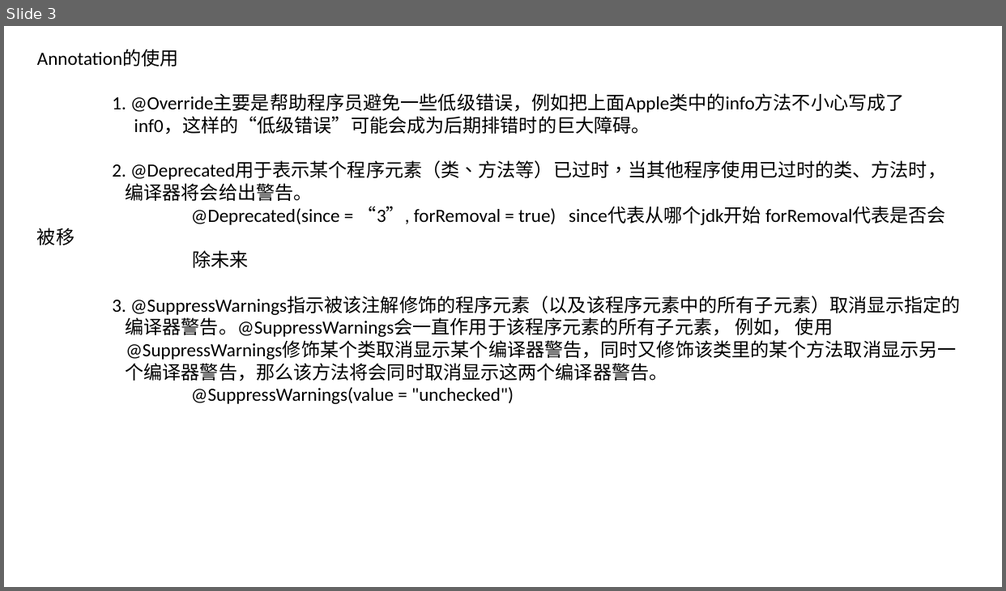
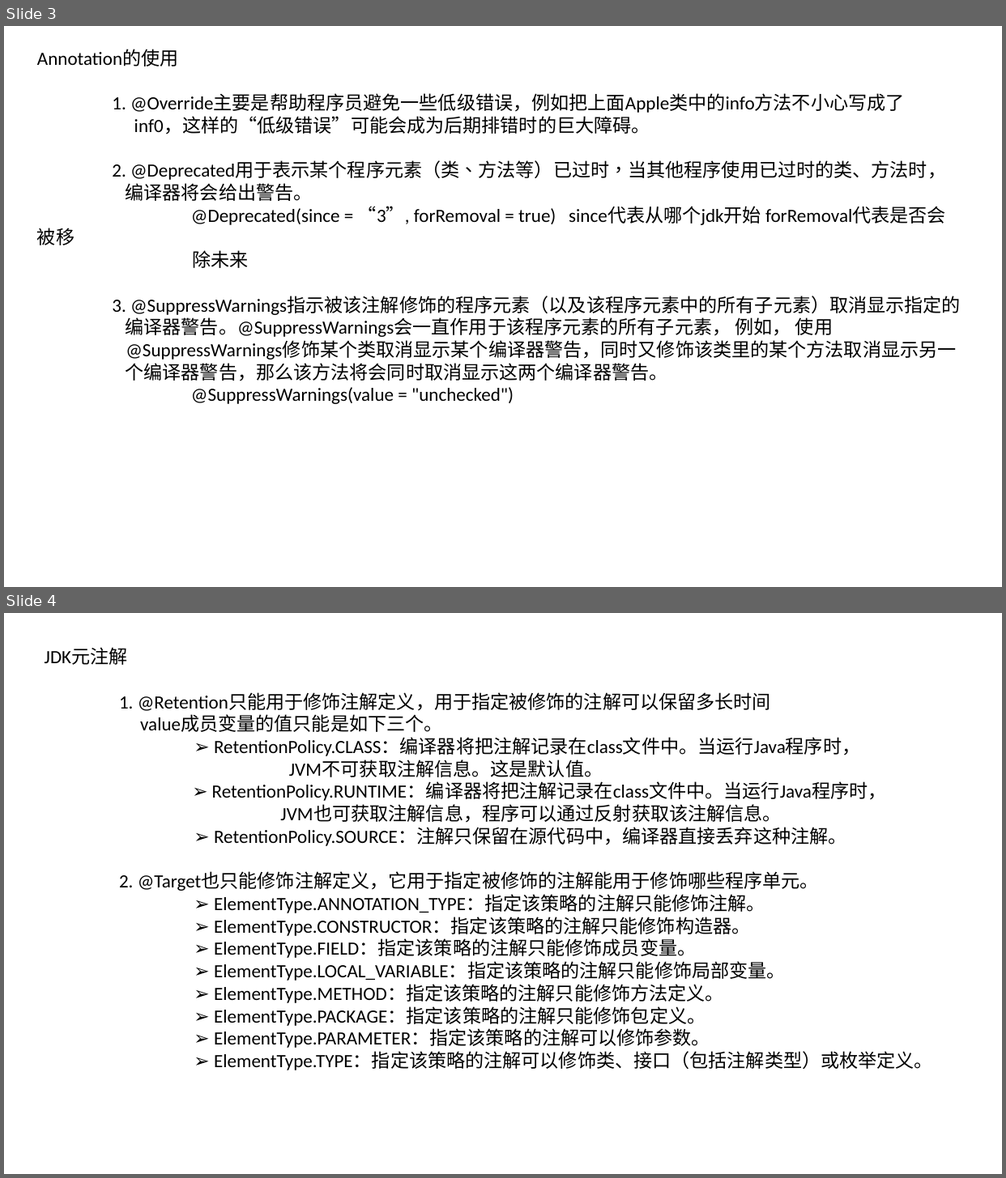
Before and after one commit to luchaojun/ChaojunStudy, a slide deck: JavaStudy/JavaStudyNote/Annotation/Java_Annotation.pptx. Shown one above the other, each under a label of ours: slide 3 before the commit, slides 3 and 4 after it. The pictures are 1006x591 and 1006x1178 pixels, drawn with LibreOffice and Linux fonts; fonts in the diff are those of the drawing. Boxes give left, top, right and bottom in pixels: in the first picture for what was removed or moved away, otherwise in the second. Text is boxed around its words. In the diff, an @@ line names an element or a change of style, - is before the commit and + after.

```diff
--- a/JavaStudy/JavaStudyNote/Annotation/Java_Annotation.pptx
+++ b/JavaStudy/JavaStudyNote/Annotation/Java_Annotation.pptx
@@ slide 4 added at box(4, 613, 1002, 1174), background #FFFFFF @@
@@ text added at box(44, 648, 933, 1071), 18 pt, text #000000 @@
+JDK元注解
+1. @Retention只能用于修饰注解定义，用于指定被修饰的注解可以保留多长时间
+value成员变量的值只能是如下三个。
+➢ RetentionPolicy.CLASS：编译器将把注解记录在class文件中。当运行Java程序时，
+JVM不可获取注解信息。这是默认值。
+➢ RetentionPolicy.RUNTIME：编译器将把注解记录在class文件中。当运行Java程序时，
+JVM也可获取注解信息，程序可以通过反射获取该注解信息。
+➢ RetentionPolicy.SOURCE：注解只保留在源代码中，编译器直接丢弃这种注解。
+2. @Target也只能修饰注解定义，它用于指定被修饰的注解能用于修饰哪些程序单元。
+➢ ElementType.ANNOTATION_TYPE：指定该策略的注解只能修饰注解。
+➢ ElementType.CONSTRUCTOR：指定该策略的注解只能修饰构造器。
+➢ ElementType.FIELD：指定该策略的注解只能修饰成员变量。
+➢ ElementType.LOCAL_VARIABLE：指定该策略的注解只能修饰局部变量。
+➢ ElementType.METHOD：指定该策略的注解只能修饰方法定义。
+➢ ElementType.PACKAGE：指定该策略的注解只能修饰包定义。
+➢ ElementType.PARAMETER：指定该策略的注解可以修饰参数。
+➢ ElementType.TYPE：指定该策略的注解可以修饰类、接口（包括注解类型）或枚举定义。
```
Also in this commit, not shown: 1 slide removed.
